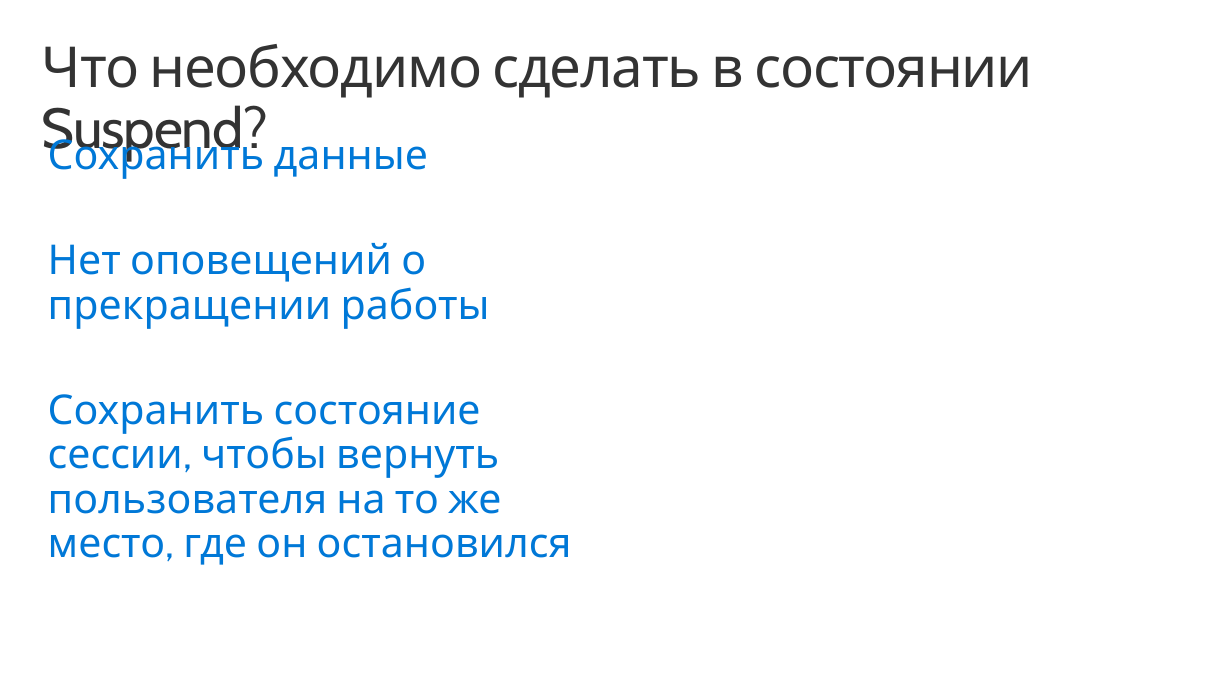
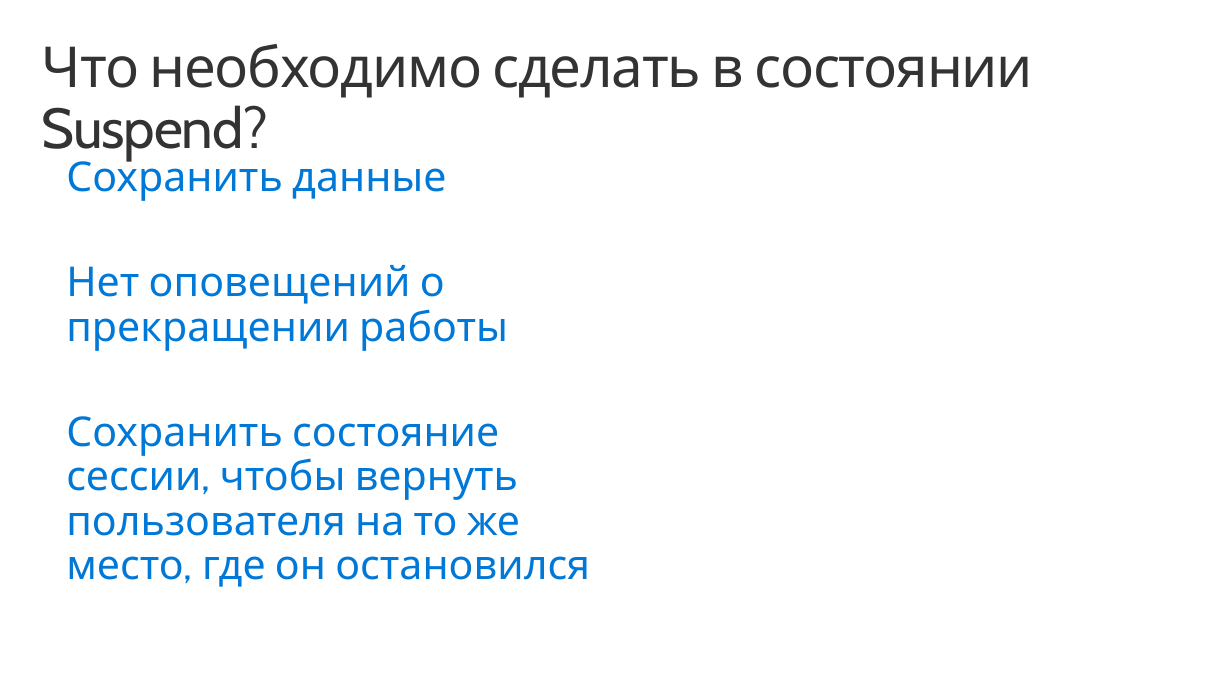
Before and after one commit to evangelism/Win10UWPCourse, a slide deck: slide 18 of 05. Application Lifecycle/5 - Application Lifecycle (RUS).pptx. Drawn at 1232x693 pixels with LibreOffice and Linux fonts; fonts in the diff are those of the drawing; background and template pictures are left out. Boxes give left, top, right and bottom in pixels: in the first picture for what was removed or moved away, otherwise in the second. Text is boxed around its words. In the diff, an @@ line names an element or a change of style, - is before the commit and + after.

```diff
--- a/05. Application Lifecycle/5 - Application Lifecycle (RUS).pptx
+++ b/05. Application Lifecycle/5 - Application Lifecycle (RUS).pptx
@@ text "Сохранить данные": place and size @@
-text "Сохранить данные" at bbox=[48, 131, 572, 558]
+text "Сохранить данные" at bbox=[66, 153, 590, 580]
```
Also in this commit, not shown: 11 other slides changed.
